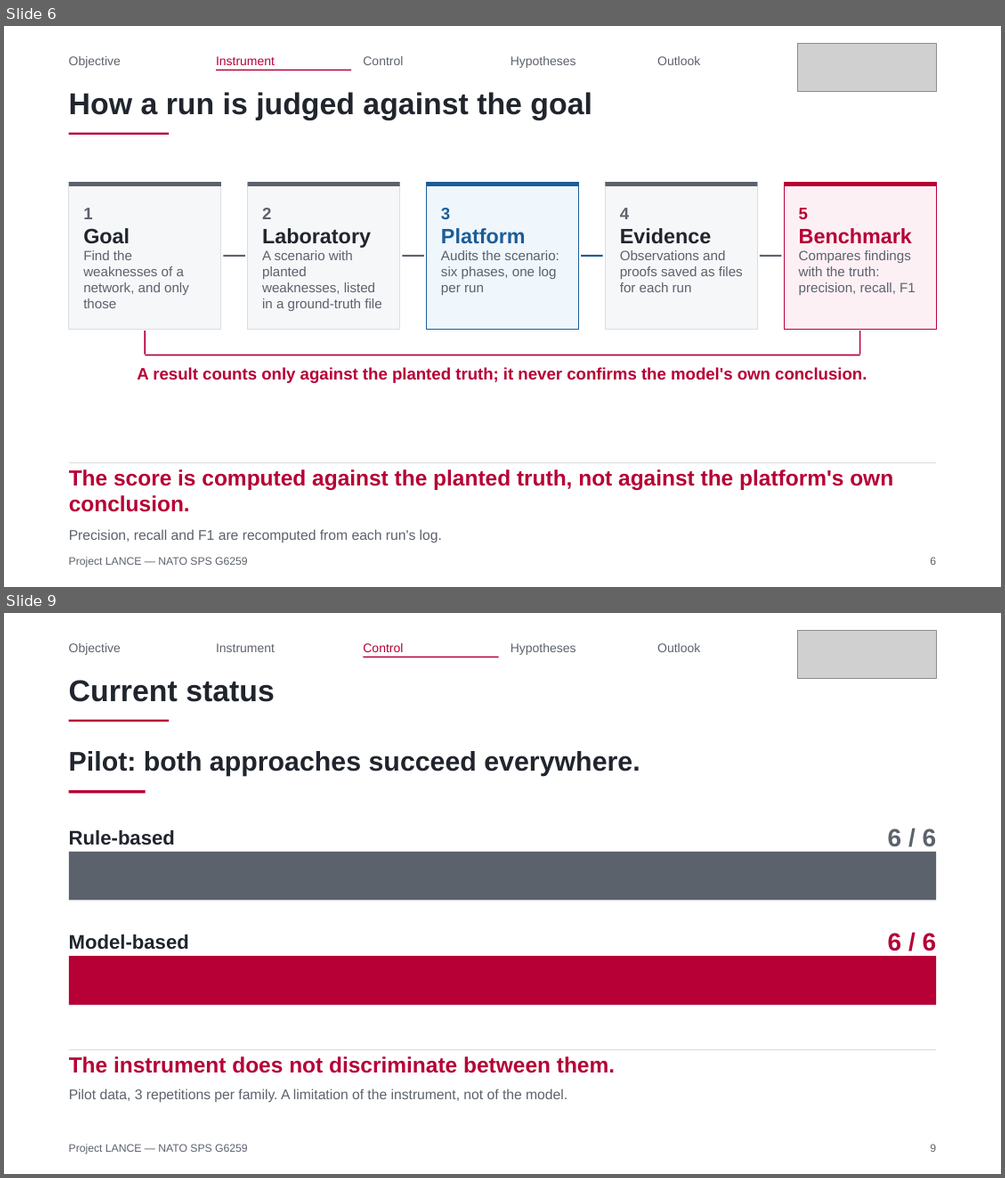
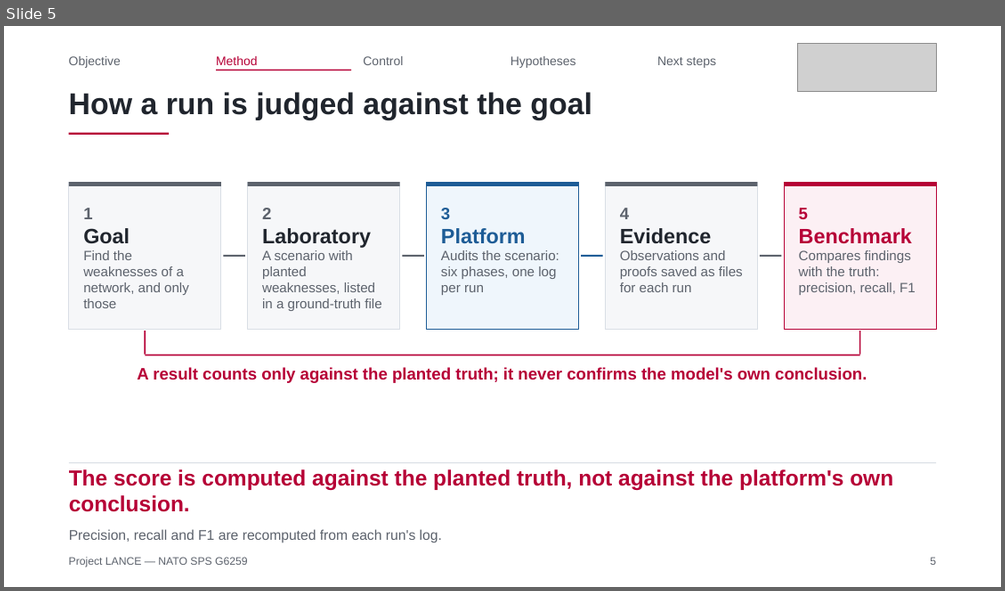
Before and after one commit to Tanguyvans/LANCE, a slide deck: objectifs/presentation-2026-10-23/slides.pptx. Shown one above the other, each under a label of ours: slides 6 and 9 before the commit, slide 5 after it; the slides between them are not shown. The pictures are 1005x1178 and 1005x591 pixels, drawn with LibreOffice and Linux fonts; fonts in the diff are those of the drawing; grey boxes stand for pictures. Boxes give left, top, right and bottom in pixels: in the first picture for what was removed or moved away, otherwise in the second. Text is boxed around its words. In the diff, an @@ line names an element or a change of style, - is before the commit and + after.

```diff
--- a/objectifs/presentation-2026-10-23/slides.pptx
+++ b/objectifs/presentation-2026-10-23/slides.pptx
@@ slide 9 removed at bbox=[4, 613, 1001, 1174], background #FFFFFF @@
@@ picture removed at bbox=[797, 631, 937, 679] @@
@@ text removed at bbox=[69, 643, 121, 655] @@
-Objective
@@ text removed at bbox=[216, 643, 275, 652] @@
-Instrument
@@ text removed at bbox=[363, 643, 403, 652] @@
-Control
@@ rectangle removed at bbox=[363, 657, 498, 657] @@
@@ text removed at bbox=[510, 643, 576, 655] @@
-Hypotheses
@@ text removed at bbox=[657, 643, 700, 652] @@
-Outlook
@@ text removed at bbox=[69, 680, 275, 702] @@
-Current status
@@ rectangle removed at bbox=[69, 720, 170, 722] @@
@@ text removed at bbox=[69, 751, 639, 776] @@
-Pilot: both approaches succeed everywhere.
@@ rectangle removed at bbox=[69, 790, 146, 793] @@
@@ text removed at bbox=[69, 830, 175, 845] @@
-Rule-based
@@ rectangle removed at bbox=[69, 852, 937, 900] @@
@@ text removed at bbox=[888, 828, 937, 847] @@
-6 / 6
@@ rectangle removed at bbox=[69, 900, 937, 900] @@
@@ text removed at bbox=[888, 933, 937, 951] @@
-6 / 6
@@ text removed at bbox=[69, 934, 189, 949] @@
-Model-based
@@ rectangle removed at bbox=[69, 957, 937, 1005] @@
@@ rectangle removed at bbox=[69, 1005, 937, 1005] @@
@@ rectangle removed at bbox=[69, 1049, 937, 1050] @@
@@ text removed at bbox=[69, 1056, 615, 1073] @@
-The instrument does not discriminate between them.
@@ text removed at bbox=[69, 1088, 567, 1103] @@
-Pilot data, 3 repetitions per family. A limitation of the instrument, not of the model.
@@ text removed at bbox=[69, 1143, 248, 1154] @@
-Project LANCE — NATO SPS G6259
@@ text removed at bbox=[930, 1143, 936, 1151] @@
-9
@@ what was slide 6 is now slide 5 @@
@@ slide 5 changed as well @@
@@ text at bbox=[216, 56, 258, 65]: text changed @@
-Instrument
+Method
@@ text at bbox=[657, 56, 716, 68]: text changed @@
-Outlook
+Next steps
```
Also in this commit, not shown: 9 other slides changed, 2 other slides removed, 3 other files.
